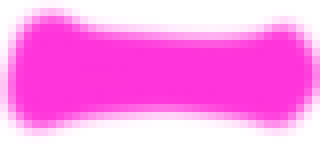
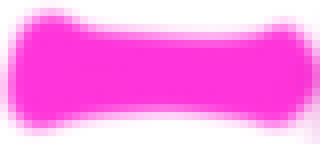
Layered file, before and after one edit (320x144). Changes by layer:
painted on "Sfondo" over [288,16,320,144]
